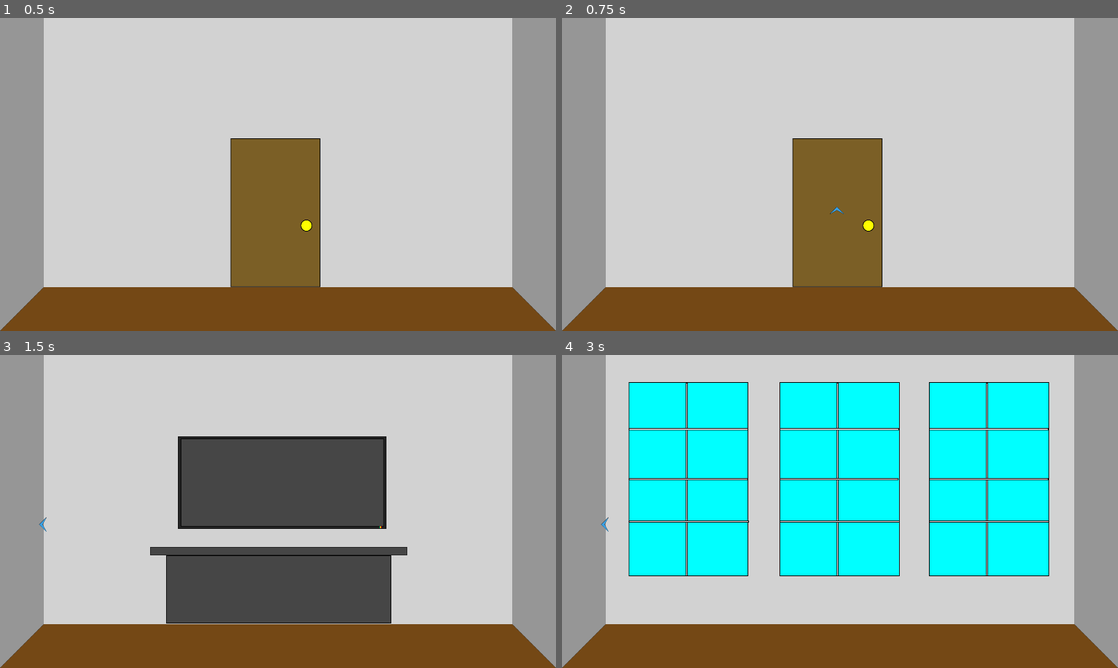
Above: before the commit, frames 1-4 (two rows, left to right).
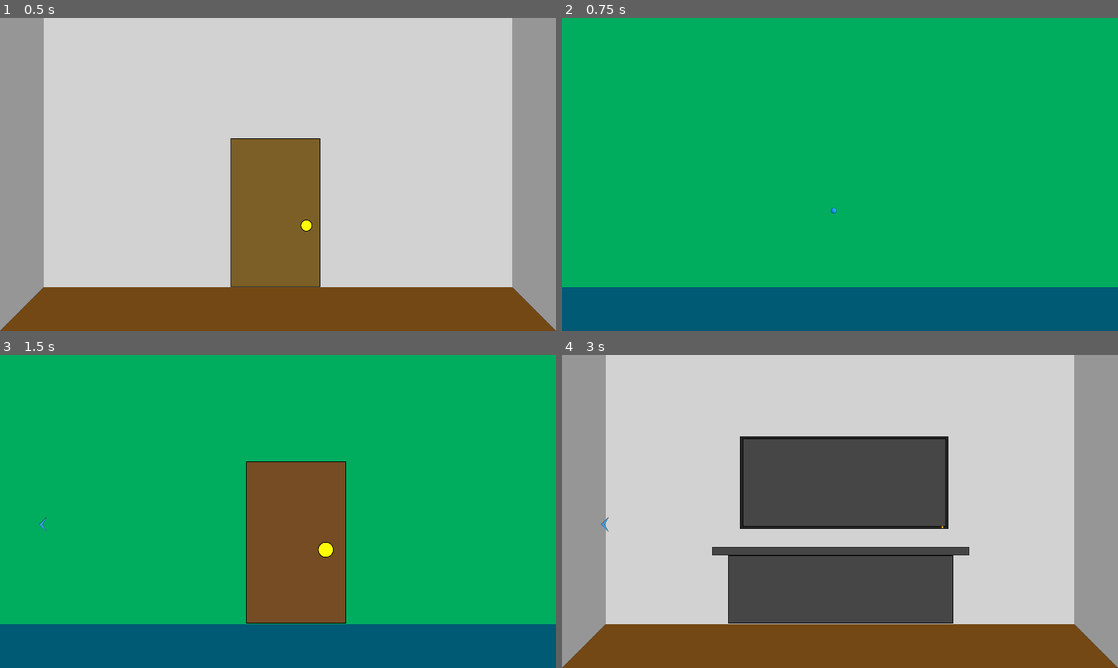
Above: after the commit, the same moments.

Repository: lwelyk/alien-infiltrator
Game: Godot game, scene res://scenes/apartment.tscn
Two runs of this game, one before a commit and one after it. Both use one fixed random seed, a clock stepped at 60 frames per second and the inputs below. This scene is started directly instead of the project's main scene. Sound files missing from this copy of the repository are replaced by a short silence.
Inputs (mouse positions are in pixels of both pictures, inside the frame that each line leads up to):
- Up to frame 1 (0.5 s): no input
- Up to frame 2 (0.75 s): click (834, 212) at 0.5 s
- Up to frame 3 (1.5 s): click (44, 524) at 1.25 s
- Up to frame 4 (3 s): click (862, 542) at 2.02 s; click (606, 524) at 2.75 s

Frame 1 is identical in both runs. In frame 2, 100% of the frame differs, in the area x 0-100%, y 0-100%; in frame 3, 100%; in frame 4, 50%.

Commit message:
basic inventory test

Diff:
--- a/game_state.gd
+++ b/game_state.gd
@@ -5,6 +5,8 @@
 
 # Define additional variables here, that document the
 # player's progress
+export (bool) var hot_picture = true
+export (bool) var hot_picture_return = false
 
 ## The player has taken the keys
 #export(bool) var has_keys = false
--- /dev/null
+++ b/inventory/picture.tres
@@ -0,0 +1,18 @@
+[gd_resource type="Resource" load_steps=5 format=2]
+
+[ext_resource path="res://addons/egoventure/resources/inventory_item.gd" type="Script" id=1]
+[ext_resource path="res://inventory/picture_big.png" type="Texture" id=2]
+[ext_resource path="res://inventory/inv_highlight.png" type="Texture" id=3]
+[ext_resource path="res://inventory/picture_normal.png" type="Texture" id=4]
+
+[resource]
+script = ExtResource( 1 )
+title = "Picture"
+description = "Who is this?"
+image_normal = ExtResource( 4 )
+image_active = ExtResource( 3 )
+image_big = ExtResource( 2 )
+combineable_with = [  ]
+detail_scene = ""
+detail_show_mouse = false
+grabbable = true
--- /dev/null
+++ b/scenes/apartment.gd
@@ -0,0 +1,29 @@
+extends Node2D
+
+
+# Declare member variables here. Examples:
+# var a = 2
+# var b = "text"
+
+
+# Called when the node enters the scene tree for the first time.
+func _ready():
+	pass # Replace with function body.
+
+
+# Called every frame. 'delta' is the elapsed time since the previous frame.
+#func _process(delta):
+#	pass
+
+
+func _on_Hotspot_activate():
+	Inventory.add_item(preload('res://inventory/picture.tres'))
+	(EgoVenture.state as GameState).hot_picture = false
+	(EgoVenture.state as GameState).hot_picture_return = true
+
+
+
+func _on_TriggerHotspot_item_used(item):
+	Inventory.remove_item(preload('res://inventory/picture.tres'))
+	(EgoVenture.state as GameState).hot_picture = true
+	(EgoVenture.state as GameState).hot_picture_return = false
--- a/scenes/apartment.tscn
+++ b/scenes/apartment.tscn
@@ -6,8 +6,15 @@
 [ext_resource path="res://images/apartment/tv-stand.png" type="Texture" id=4]
 [ext_resource path="res://images/apartment/front-door.png" type="Texture" id=5]
 [ext_resource path="res://images/apartment/windows.png" type="Texture" id=6]
+[ext_resource path="res://sounds/misc/testing_effects.ogg" type="AudioStream" id=7]
+[ext_resource path="res://addons/egoventure/nodes/hotspots/hotspot.gd" type="Script" id=8]
+[ext_resource path="res://scenes/apartment.gd" type="Script" id=9]
+[ext_resource path="res://inventory/picture_normal.png" type="Texture" id=10]
+[ext_resource path="res://inventory/picture.tres" type="Resource" id=11]
+[ext_resource path="res://addons/egoventure/nodes/hotspots/trigger_hotspot.gd" type="Script" id=12]
 
 [node name="Node2D" type="Node2D"]
+script = ExtResource( 9 )
 
 [node name="Room" parent="." instance=ExtResource( 1 )]
 front_texture = ExtResource( 5 )
@@ -25,3 +32,37 @@
 __meta__ = {
 "_edit_use_anchors_": false
 }
+target_scene = "res://scenes/hallway.tscn"
+effect = ExtResource( 7 )
+
+[node name="Hotspot" type="TextureButton" parent="."]
+margin_left = 3302.09
+margin_top = 447.955
+margin_right = 3405.09
+margin_bottom = 547.955
+mouse_default_cursor_shape = 13
+texture_normal = ExtResource( 10 )
+script = ExtResource( 8 )
+__meta__ = {
+"_edit_use_anchors_": false
+}
+cursor_type = 12
+target_view = "right"
+visibility_state = "hot_picture"
+
+[node name="TriggerHotspot" type="TextureButton" parent="."]
+margin_left = 3258.0
+margin_top = 374.0
+margin_right = 3641.0
+margin_bottom = 1185.0
+focus_mode = 0
+mouse_default_cursor_shape = 2
+script = ExtResource( 12 )
+__meta__ = {
+"_edit_use_anchors_": false
+}
+visibility_state = "hot_picture_return"
+valid_inventory_items = [ ExtResource( 11 ) ]
+
+[connection signal="activate" from="Hotspot" to="." method="_on_Hotspot_activate"]
+[connection signal="item_used" from="TriggerHotspot" to="." method="_on_TriggerHotspot_item_used"]
--- /dev/null
+++ b/scenes/hallway.tscn
@@ -0,0 +1,26 @@
+[gd_scene load_steps=6 format=2]
+
+[ext_resource path="res://addons/egoventure/nodes/eight_side_room.tscn" type="PackedScene" id=1]
+[ext_resource path="res://images/hallway/hallway_return.PNG" type="Texture" id=2]
+[ext_resource path="res://images/hallway/hallway.png" type="Texture" id=3]
+[ext_resource path="res://addons/egoventure/nodes/hotspots/walk_hotspot.gd" type="Script" id=4]
+[ext_resource path="res://sounds/misc/map_icon.ogg" type="AudioStream" id=5]
+
+[node name="Node2D" type="Node2D"]
+
+[node name="Room" parent="." instance=ExtResource( 1 )]
+front_texture = ExtResource( 3 )
+back_texture = ExtResource( 2 )
+
+[node name="WalkHotspot" type="TextureButton" parent="."]
+margin_left = 1134.0
+margin_top = 2041.0
+margin_right = 1607.0
+margin_bottom = 2781.0
+mouse_default_cursor_shape = 3
+script = ExtResource( 4 )
+__meta__ = {
+"_edit_use_anchors_": false
+}
+target_scene = "res://scenes/apartment.tscn"
+effect = ExtResource( 5 )
Not shown: 1 places in configuration.tres that only renumber resources
Binary file added: images/hallway/hallway.png
Not shown, added: images/hallway/hallway.png.import
Binary file added: images/hallway/hallway_return.PNG
Not shown, added: images/hallway/hallway_return.PNG.import
Binary file added: inventory/inv_highlight.png
Not shown, added: inventory/inv_highlight.png.import
Binary file added: inventory/picture_big.png
Not shown, added: inventory/picture_big.png.import
Binary file added: inventory/picture_normal.png
Not shown, added: inventory/picture_normal.png.import
Not shown: 1 places in scenes/apartment.tscn that only renumber resources
